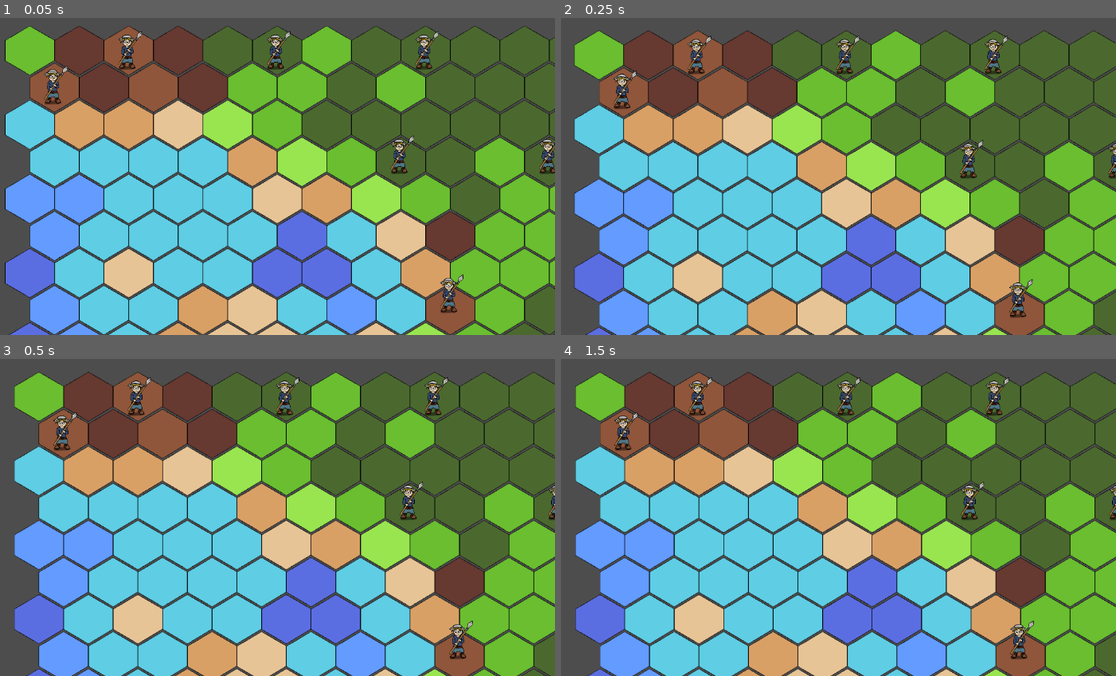
Above: before the commit, frames 1-4 (two rows, left to right).
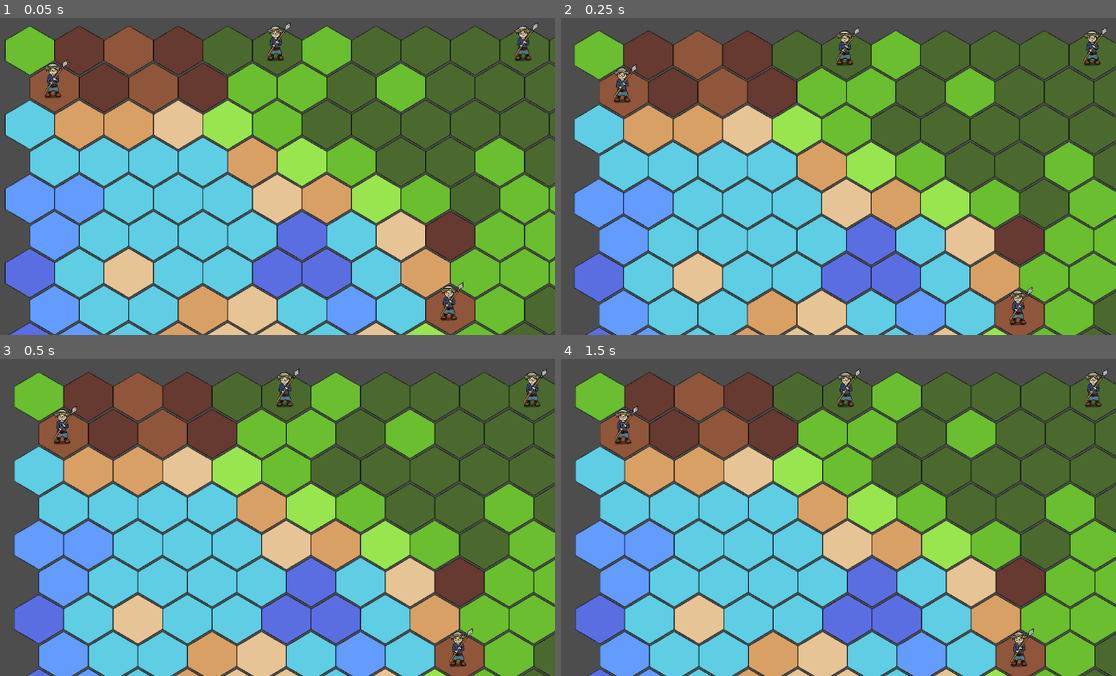
Above: after the commit, the same moments.

Repository: gideon-wade/Growing
Game: Godot game, scene res://world/world.tscn
Two runs of this game, one before a commit and one after it. Both use one fixed random seed, a clock stepped at 60 frames per second and the inputs below. This scene is started directly instead of the project's main scene.
Inputs (mouse positions are in pixels of both pictures, inside the frame that each line leads up to):
- Up to frame 1 (0.05 s): no input
- Up to frame 2 (0.25 s): no input
- Up to frame 3 (0.5 s): no input
- Up to frame 4 (1.5 s): move the mouse to (938, 479) at 0.52 s; click (938, 479) at 0.67 s; tap Enter at 1.25 s; move the mouse to (672, 514) at 1.27 s; click (672, 514) at 1.42 s

The runs differ from the first frame. In frame 1, 2.3% of the frame differs, in the area x 7-100%, y 1-96%; in frame 2, 2.1%; in frame 3, 2.1%; in frame 4, 2.1%.

Commit message:
fixed peasents positions

Diff:
--- a/world/world.gd
+++ b/world/world.gd
@@ -69,16 +69,20 @@
 	for tile in tiles:
 		var valid = true
 		if tiles[tile].get_custom_data("Can Spawn"):
-			print("can spawn ", tile)
-			for i in range(3):
-				for j in range(3):
+			for i in range(5):
+				for j in range(5):
 					if i == 0 and j == 0:
 						continue
 					if tiles.get(tile + Vector2i(i,j), null) and mobs_on_tiles.get(tile + Vector2i(i,j), false):
 						valid = false
 					if tiles.get(tile - Vector2i(i,j), null) and mobs_on_tiles.get(tile - Vector2i(i,j), false):
 						valid = false
+					if tiles.get(tile + Vector2i(-i,j), null) and mobs_on_tiles.get(tile + Vector2i(-i,j), false):
+						valid = false
+					if tiles.get(tile + Vector2i(i,-j), null) and mobs_on_tiles.get(tile + Vector2i(i,-j), false):
+						valid = false
 			if valid:
+				print(mobs_on_tiles)
 				spawn_mob(tile)
 
 func spawn_mob(tile) -> void:
@@ -88,5 +92,5 @@
 	sprite.texture = PEASANT
 	sprite.scale = Vector2(0.2, 0.2)
 	self.add_child(sprite)
-	sprite.position = tile * Vector2i(tile_size, 90) + Vector2i(tile_size, tile_size) / 2 + Vector2i(64 if (tile.y%2==1) else 0, 0)
+	sprite.position = tile * Vector2i(tile_size, 96) + Vector2i(tile_size / 2, tile_size / 3) + Vector2i(64 if (tile.y%2==1) else 0, 0)
 	print("sprite.position ", sprite.position)
